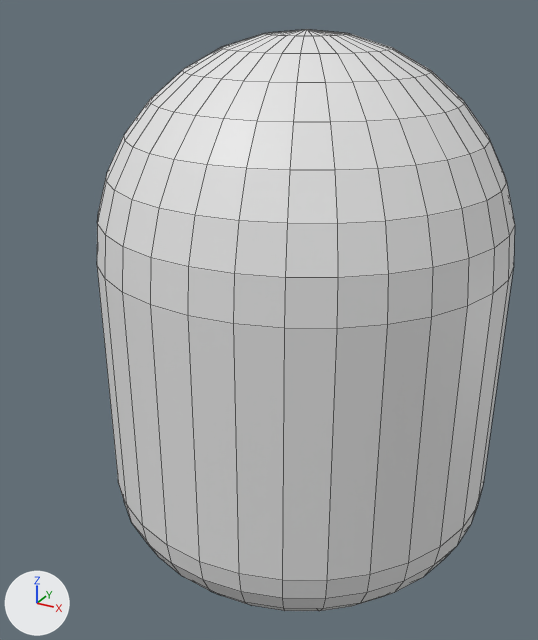
What one commit did to the Blender file Robot.blend.
The view is the same before and after, from a 50 mm camera at (0.306, -0.694, 3.87) aimed at (-0.024, -0.094, 3.569). Every picture has the same lights, and +X, +Y and +Z are marked at lower left. Mesh edges are drawn as thin lines.
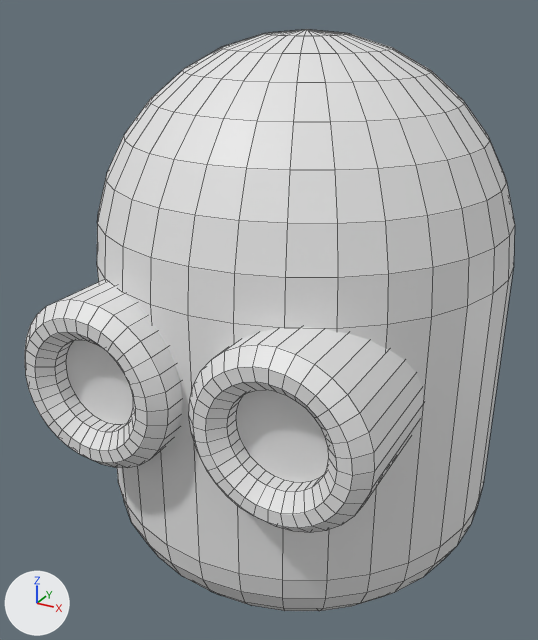
Commit message: Model: eyes

Changed parts and their boxes (x1, y1, x2, y2) in the pictures (538 x 640 px):
'Eye', added: after (25, 280, 423, 533)

Diff of the bpy script that builds the scene:
```diff
--- a/Robot.blend.py
+++ b/Robot.blend.py
@@ me_cylinder @@
+me_cylinder.from_pydata(...)  # 384 vertices, 324 faces; spans x -2.13..2.13, y 1.11..3.11, z 1.85..3.85
@@ ob_eye @@
+ob_eye = bpy.data.objects.new('Eye', me_cylinder)
+ob_eye.location = (0.0, 0.0, 3.406)
+ob_eye.rotation_euler = (1.571, 0.0, 0.0)  # degrees (90, 0, 0)
+ob_eye.scale = (0.0768, 0.0768, 0.0768)
```
